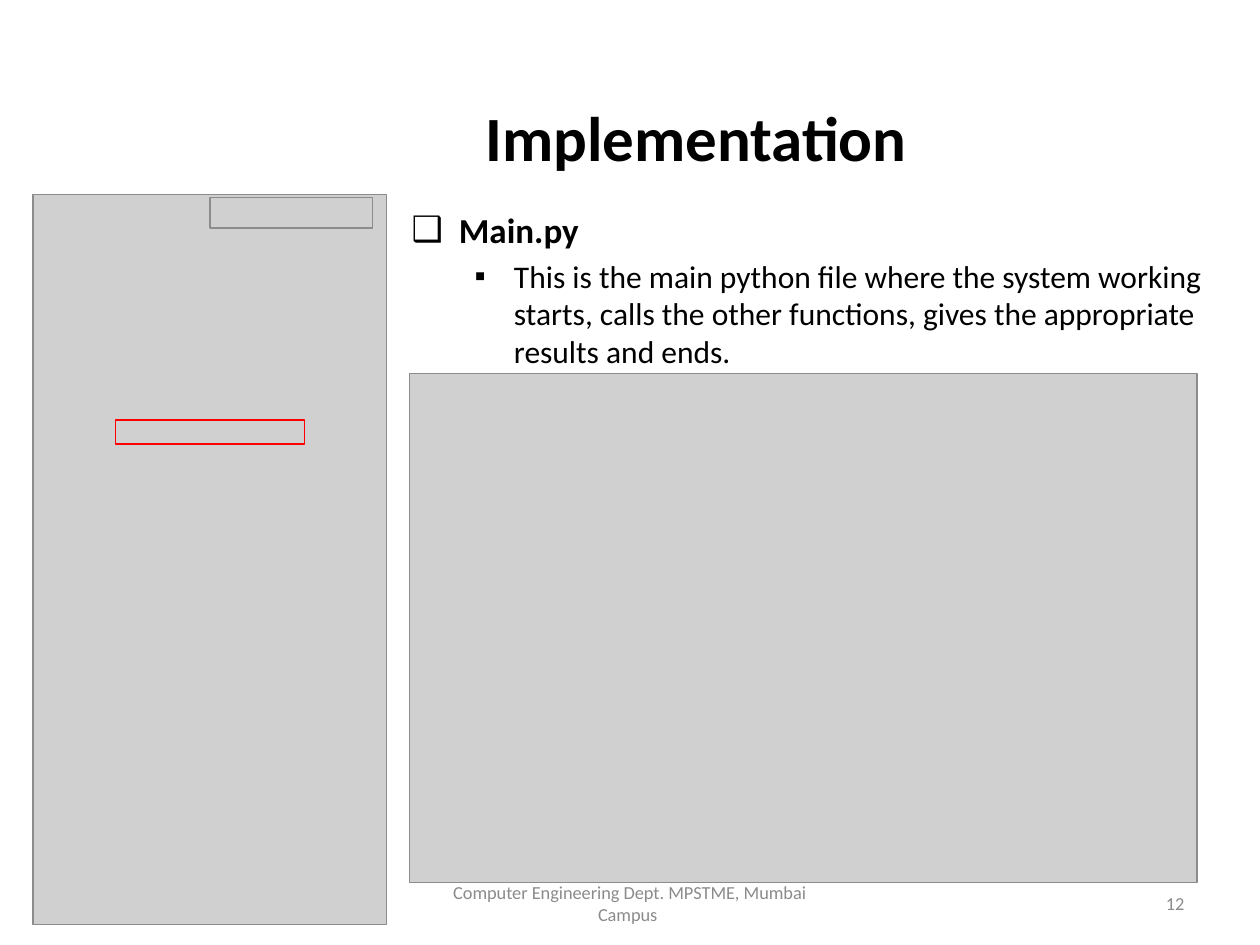
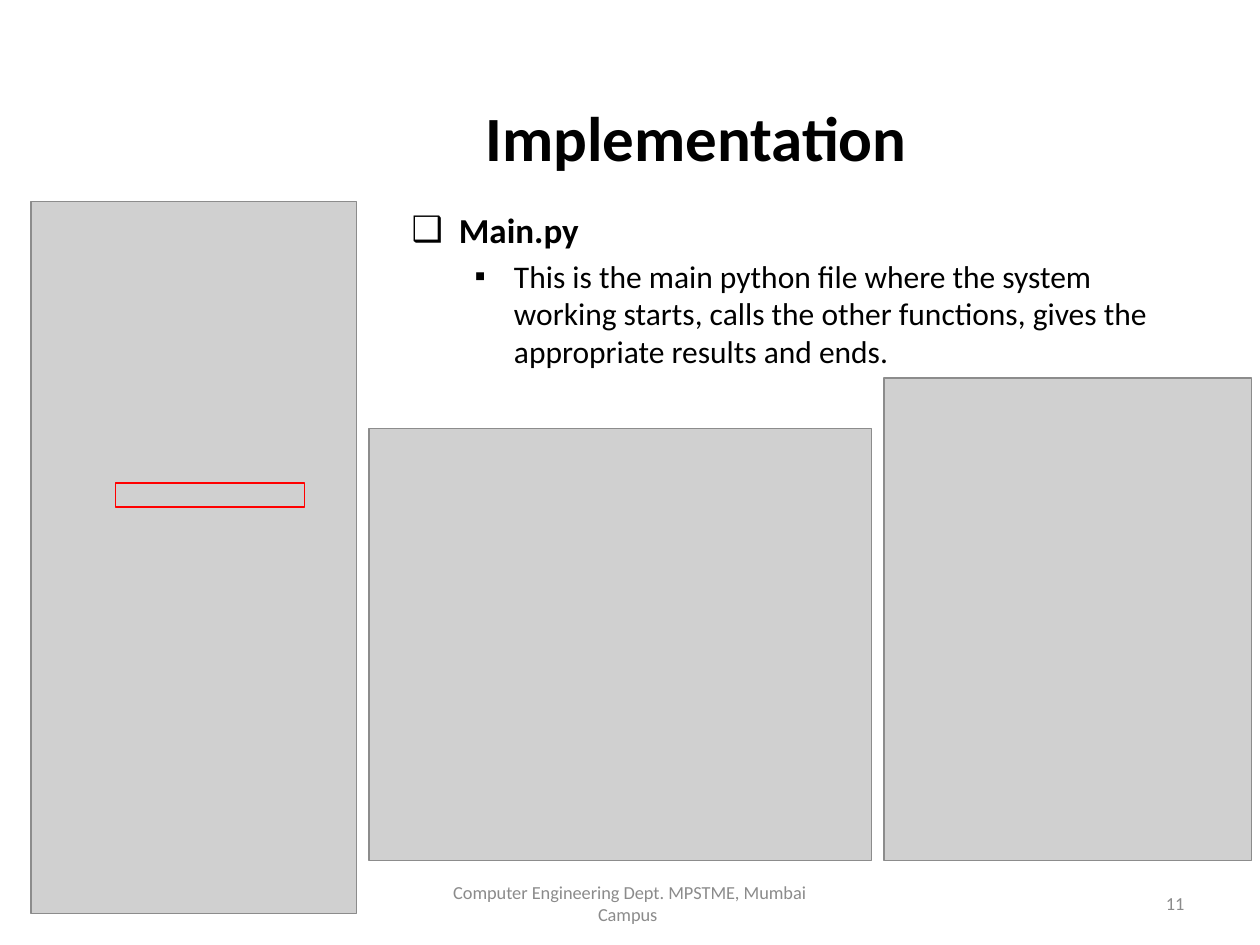
Before and after one commit to TeeeJaey/SignatureVerifier, a slide deck: slide 11 of PPT/B002_ProjectPPT.pptx (slide 12 before the commit). Drawn at 1260x945 pixels with LibreOffice and Linux fonts; fonts in the diff are those of the drawing; grey boxes stand for pictures; background and template pictures are left out. Boxes give left, top, right and bottom in pixels: in the first picture for what was removed or moved away, otherwise in the second. Text is boxed around its words. In the diff, an @@ line names an element or a change of style, - is before the commit and + after.

```diff
--- a/PPT/B002_ProjectPPT.pptx
+++ b/PPT/B002_ProjectPPT.pptx
@@ picture: place and size @@
-picture at (33,194,387,924)
+picture at (32,202,357,914)
@@ picture removed at (210,200,335,227) @@
@@ picture removed at (210,198,373,228) @@
@@ text "Main.py" rewrapped from (459,218,1201,364) to (459,218,1147,368) @@
@@ picture removed at (410,374,1197,883) @@
@@ picture added at (885,378,1252,861) @@
@@ picture added at (369,428,872,861) @@
@@ rectangle: place and size @@
-rectangle at (116,420,305,444)
+rectangle at (116,483,305,507)
@@ page number at (1166,898,1185,910): text changed @@
-12
+11
@@ text at (76,913,187,916): text changed @@
-1 February 2019
+14 March 2019
```
Also in this commit, not shown: 23 other slides changed, 2 slides added, 1 slide removed, 6 other files.
